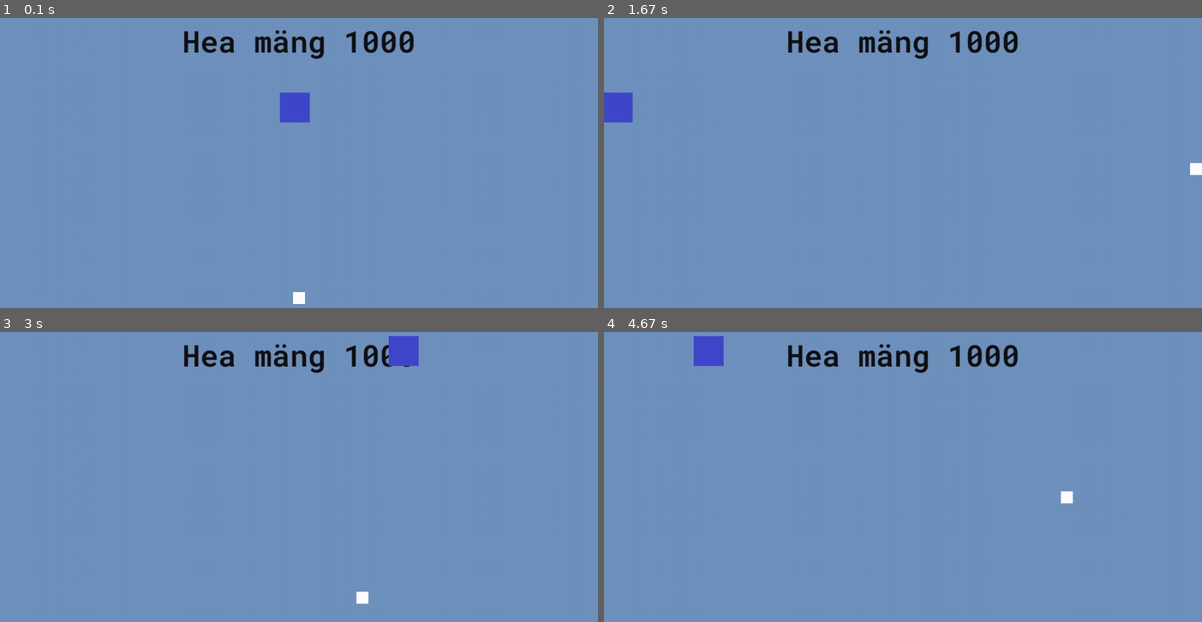
Above: before the commit, frames 1-4 (two rows, left to right).
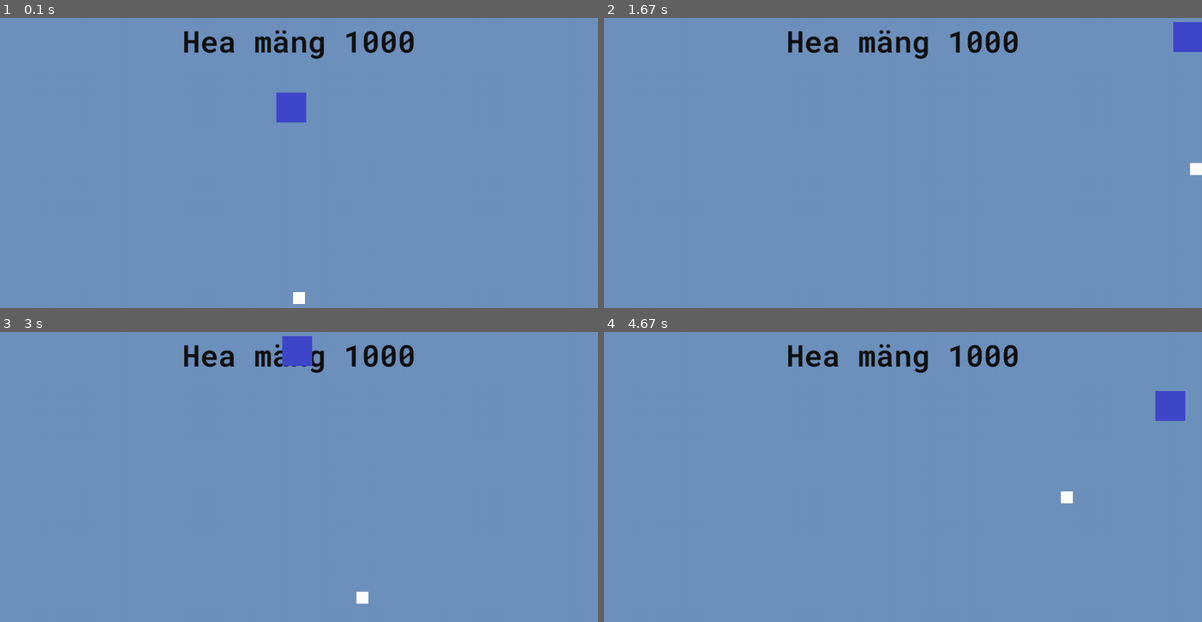
Above: after the commit, the same moments.

Repository: loorand/pygame-projekt
Game: pygame game, started from game.py
The game is run twice, just before and just after one commit, with the same random seed, the same clock (stepped at 60 frames per second) and the same inputs.
Inputs:
- Up to frame 1 (0.1 s): no input
- Up to frame 2 (1.67 s): hold F 0.33-0.8 s; hold Right 0.33-0.8 s; hold Right 0.83-1.3 s; hold Up 1.33-1.63 s
- Up to frame 3 (3 s): hold Left 2.17-2.7 s; hold Down from 2.73 s (still down)
- Up to frame 4 (4.67 s): release Down at 3.03 s; hold Left 3.07-3.47 s; hold Up 3.5-3.87 s; hold Right 3.9-4.53 s; hold Down from 4.57 s (still down)

The runs differ from the first frame. In frame 1, 0.1% of the frame differs, in the area x 46-52%, y 25-37%; in frame 2, 1.0%; in frame 3, 1.0%, in the area x 47-70%, y 1-12%; in frame 4, 1.0%.

Commit message:
katsetus

Diff:
--- a/game.py
+++ b/game.py
@@ -22,6 +22,7 @@
 bg_surface = pygame.image.load("graphics/background.png").convert_alpha()
 
 score = 1000
+speed = 6
 
 square_surface = pygame.image.load("graphics/square.png").convert_alpha()
 square_rect = square_surface.get_rect(midleft = (random.randint(0, 1000), random.randint(25, 975)))
@@ -49,10 +50,10 @@
 
     if game:
         # movement
-        player_speed = 12
+        player_speed = 2 * speed
         keys = pygame.key.get_pressed()
         if keys[pygame.K_f]:
-            player_speed = 6
+            player_speed = speed
         if keys[pygame.K_UP]:
             player_rect.y -= player_speed
         if keys[pygame.K_DOWN]:
@@ -67,13 +68,13 @@
         scores()
 
         # square positioning
-        square_rect.x -= 5
+        square_rect.x -= speed
         if square_rect.right <= 0:
             square_rect.left = 1000
             square_rect.y = random.randint(25, 975)
 
         # heal positioning
-        heal_rect.x -= 5
+        heal_rect.x -= speed
         if heal_rect.right <= -2000:
             heal_rect.left = 1000
             heal_rect.y = random.randint(25, 975)
